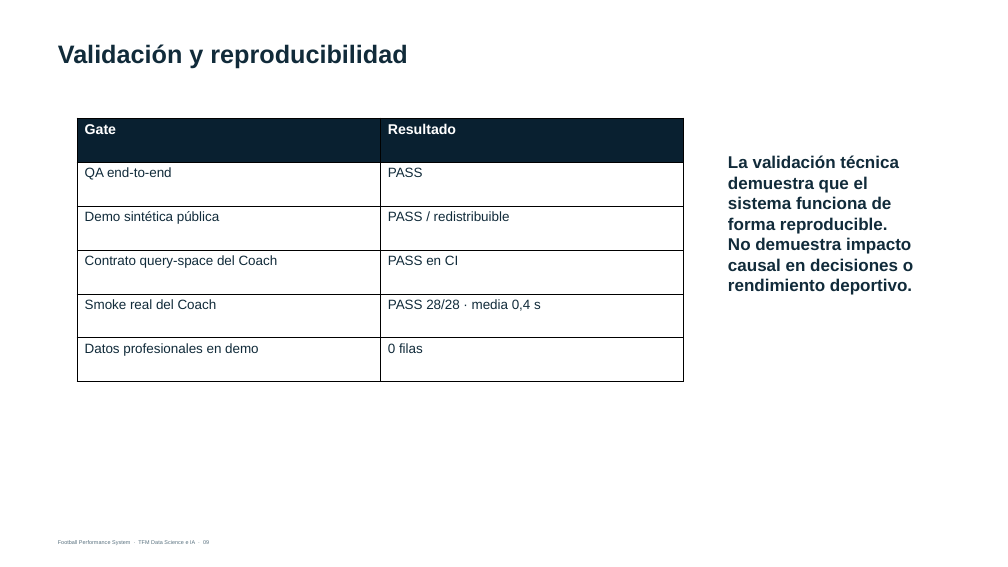
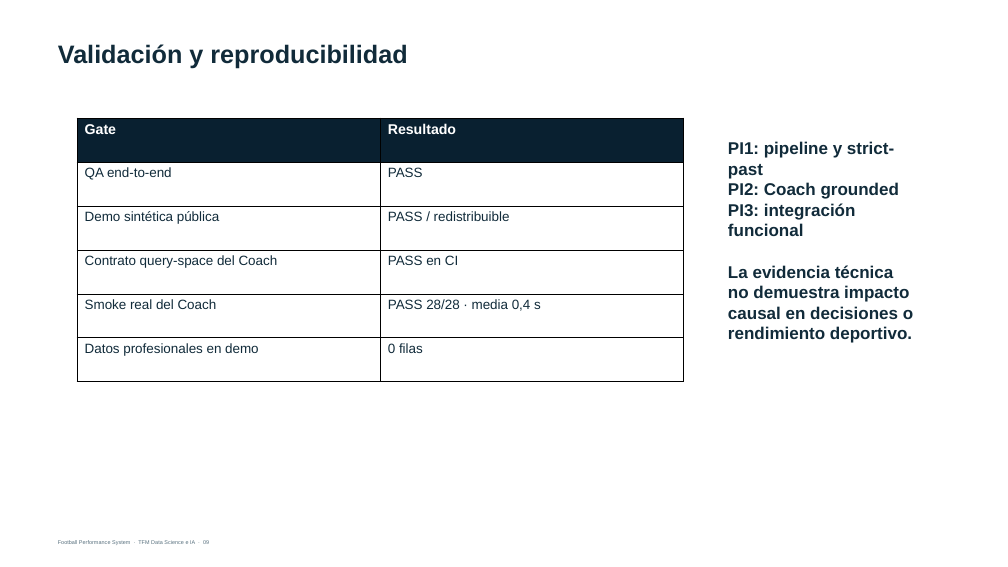
Before and after one commit to Sergi232/football-performance-system, a slide deck: slide 9 of docs/FPS_TFM_Defensa.pptx. Drawn at 1008x567 pixels with LibreOffice and Linux fonts; fonts in the diff are those of the drawing. Boxes give left, top, right and bottom in pixels: in the first picture for what was removed or moved away, otherwise in the second. Text is boxed around its words. In the diff, an @@ line names an element or a change of style, - is before the commit and + after.

```diff
--- a/docs/FPS_TFM_Defensa.pptx
+++ b/docs/FPS_TFM_Defensa.pptx
@@ text at box(728, 141, 913, 343): text changed @@
-La validación técnica demuestra que el sistema funciona de forma reproducible. No demuestra impacto causal en decisiones o rendimiento deportivo.
+PI1: pipeline y strict-past
+PI2: Coach grounded
+PI3: integración funcional
+La evidencia técnica no demuestra impacto causal en decisiones o rendimiento deportivo.
```
Also in this commit, not shown: 1 other slide changed, 7 other files.
